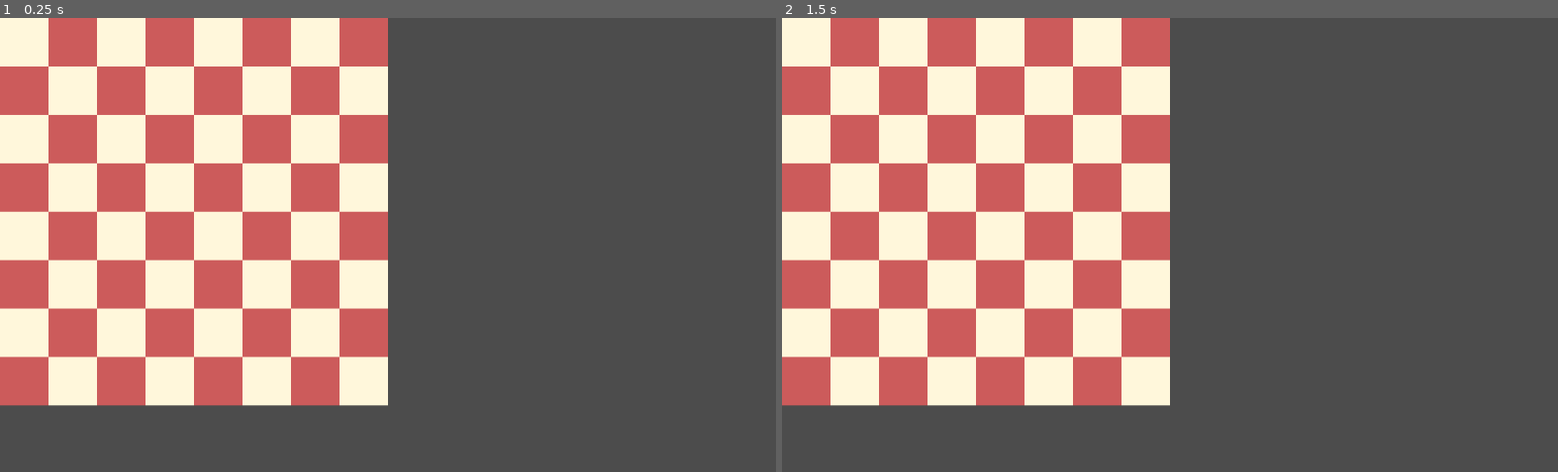
Above: before the commit, frames 1-2 (left to right).
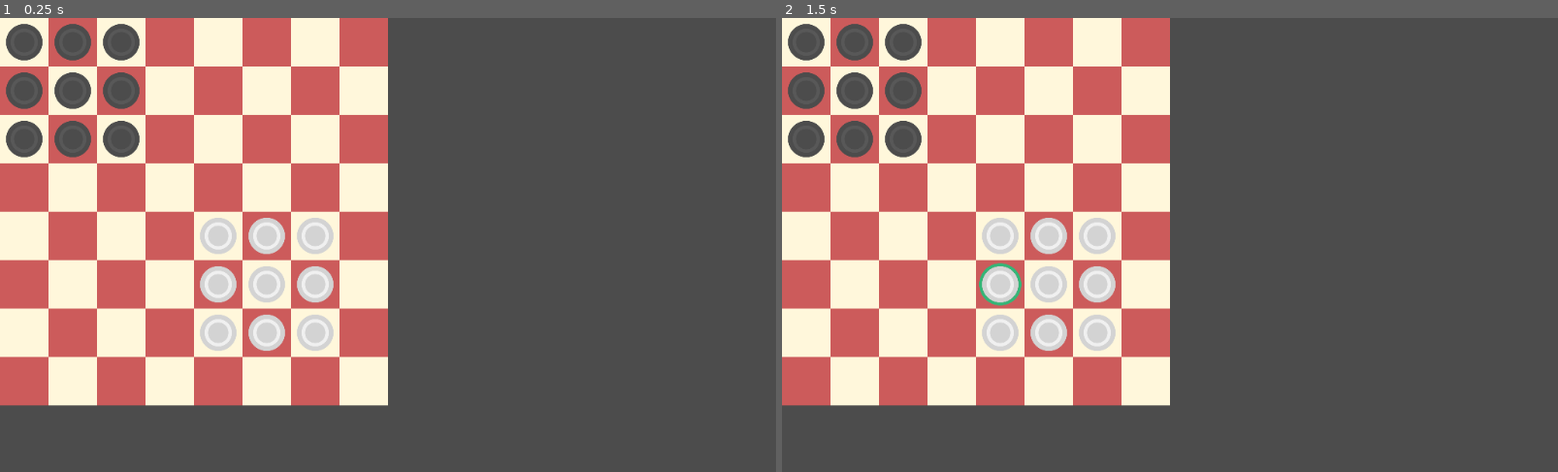
Above: after the commit, the same moments.

Repository: Shineglow/Junior_Chalange_Stage2
Game: Godot game, scene res://Default_Scene.tscn
The game is run twice, just before and just after one commit, with the same random seed, the same clock (stepped at 60 frames per second) and the same inputs.
Inputs (mouse positions are in pixels of both pictures, inside the frame that each line leads up to):
- Up to frame 1 (0.25 s): no input
- Up to frame 2 (1.5 s): tap Enter at 0.5 s; move the mouse to (1340, 222) at 0.52 s; click (1340, 222) at 0.67 s; tap Space at 1.25 s; move the mouse to (1014, 267) at 1.27 s; click (1014, 267) at 1.42 s

The runs differ from the first frame. In frame 1, 5.1% of the frame differs, in the area x 0-43%, y 1-74%; in frame 2, 5.2%.
Error before the commit: Invalid call. Nonexistent function 'new' in base 'StreamTexture'. (res://logic/checker.gd:5)

Commit message:
Clear scene, spawning checkers, players may select checkers.

Diff:
--- a/game/Default_Scene.tscn
+++ b/game/Default_Scene.tscn
@@ -1,23 +1,20 @@
-[gd_scene load_steps=5 format=2]
+[gd_scene load_steps=3 format=2]
 
-[ext_resource path="res://logic/Cell.tscn" type="PackedScene" id=1]
 [ext_resource path="res://logic/field.gd" type="Script" id=2]
-[ext_resource path="res://logic/Checker.tscn" type="PackedScene" id=3]
 [ext_resource path="res://logic/game.gd" type="Script" id=4]
 
 [node name="Node2D" type="Node2D"]
 script = ExtResource( 4 )
 
-[node name="Cell" parent="." instance=ExtResource( 1 )]
-visible = false
+[node name="Camera2D" type="Camera2D" parent="."]
+position = Vector2( 8, -1 )
+anchor_mode = 0
+zoom = Vector2( 3.076, 4.585 )
 
 [node name="Field" type="Control" parent="."]
-margin_right = 40.0
-margin_bottom = 40.0
+margin_right = 510.0
+margin_bottom = 510.0
 script = ExtResource( 2 )
 __meta__ = {
 "_edit_use_anchors_": false
 }
-
-[node name="Checker" parent="." instance=ExtResource( 3 )]
-visible = false
--- a/game/logic/Checker.tscn
+++ b/game/logic/Checker.tscn
@@ -1,7 +1,6 @@
-[gd_scene load_steps=4 format=2]
+[gd_scene load_steps=3 format=2]
 
 [ext_resource path="res://logic/checker.gd" type="Script" id=1]
-[ext_resource path="res://gfx/checker_black.png" type="Texture" id=2]
 [ext_resource path="res://gfx/selected.png" type="Texture" id=3]
 
 [node name="Checker" type="Control"]
@@ -15,13 +14,22 @@
 [node name="checker_texture" type="TextureRect" parent="."]
 margin_right = 40.0
 margin_bottom = 40.0
-texture = ExtResource( 2 )
-
-[node name="btn" type="Control" parent="."]
-margin_right = 40.0
-margin_bottom = 40.0
+__meta__ = {
+"_edit_use_anchors_": false
+}
 
 [node name="selected" type="TextureRect" parent="."]
+visible = false
 margin_right = 40.0
 margin_bottom = 40.0
 texture = ExtResource( 3 )
+__meta__ = {
+"_edit_use_anchors_": false
+}
+
+[node name="btn" type="Control" parent="."]
+margin_right = 256.0
+margin_bottom = 256.0
+__meta__ = {
+"_edit_use_anchors_": false
+}
--- a/game/logic/checker.gd
+++ b/game/logic/checker.gd
@@ -2,7 +2,7 @@
 
 class_name Checker, "res://logic/checker.gd"
 
-onready var textures = [preload("res://gfx/checker_black.png").new(), preload("res://gfx/checker_white.png").new()]
+onready var textures = [preload("res://gfx/checker_black.png"), preload("res://gfx/checker_white.png")]
 
 onready var btn = $btn
 onready var checker_texture = $checker_texture
@@ -10,8 +10,9 @@
 
 var position setget pos_set
 func pos_set(new_value: Vector2):
-	if (new_value is Vector2 and (new_value.x >= 0 and new_value.y >= 0)):
+	if (new_value.x >= 0 and new_value.y >= 0):
 		position = new_value
+		self.rect_position = self.position*256
 
 var is_selected setget select
 func select(value: bool):
@@ -30,3 +31,4 @@
 		match event.button_index:
 			BUTTON_LEFT:
 				emit_signal("on_checker_click", self)
+				print("on checker click")
--- a/game/logic/field.gd
+++ b/game/logic/field.gd
@@ -7,10 +7,9 @@
 var size: int
 var active_checker: Checker
 
-func _ready():
-	size = 8
+func init_field(new_field_size):
 	# генерация поля
-	generate_field(8)
+	generate_field(new_field_size)
 	self.rect_scale *= 0.25
 
 func generate_field(field_size: int):
@@ -32,22 +31,24 @@
 			else:
 				(cell.cell_img as TextureRect).modulate = Color.indianred
 
-func spawn_checkers(player_owner: field_activs, color_id: int):
-	for y in size:
-		for x in size:
+func spawn_checkers(player_owner: field_activs, texture_id: int):
+	for y in 3:
+		for x in 3:
 			var a = CHECKER_TEMPLATE.instance()
-			a.set_parent(self)
+			add_child(a)
+			a.position = player_owner.start + Vector2(x, y)
+			(a.checker_texture as TextureRect).texture = a.textures[texture_id]
 			a.connect("on_checker_click",self, "checker_pressed")
 
-
 func checker_pressed(checker):
-	if active_checker != checker:
-		active_checker.is_selected = false
-		active_checker = checker
-		active_checker.is_selected = true
-	elif active_checker == null:
-		active_checker.is_selected = false
-		active_checker = null
+	if active_checker != null:
+		if active_checker != checker:
+			active_checker.is_selected = false
+			active_checker = checker
+			active_checker.is_selected = true
+		else:
+			active_checker = null
+			checker.is_selected = false
 	else:
 		active_checker = checker
 		active_checker.is_selected = true
--- a/game/logic/game.gd
+++ b/game/logic/game.gd
@@ -8,11 +8,21 @@
 var current_player
 var turn: int
 
-
+var field_size = 8
+var checkers_size = 3
 
 func _ready():
+	field.init_field(field_size)
+
 	player1 = player_instance.new()
 	player2 = player_instance.new()
+
+	player1.start = Vector2(0, 0)
+	player2.start = Vector2(field_size-checkers_size-1, field_size-checkers_size-1)
+
+	field.spawn_checkers(player1, 0)
+	field.spawn_checkers(player2, 1)
+
 	pass
 
 
